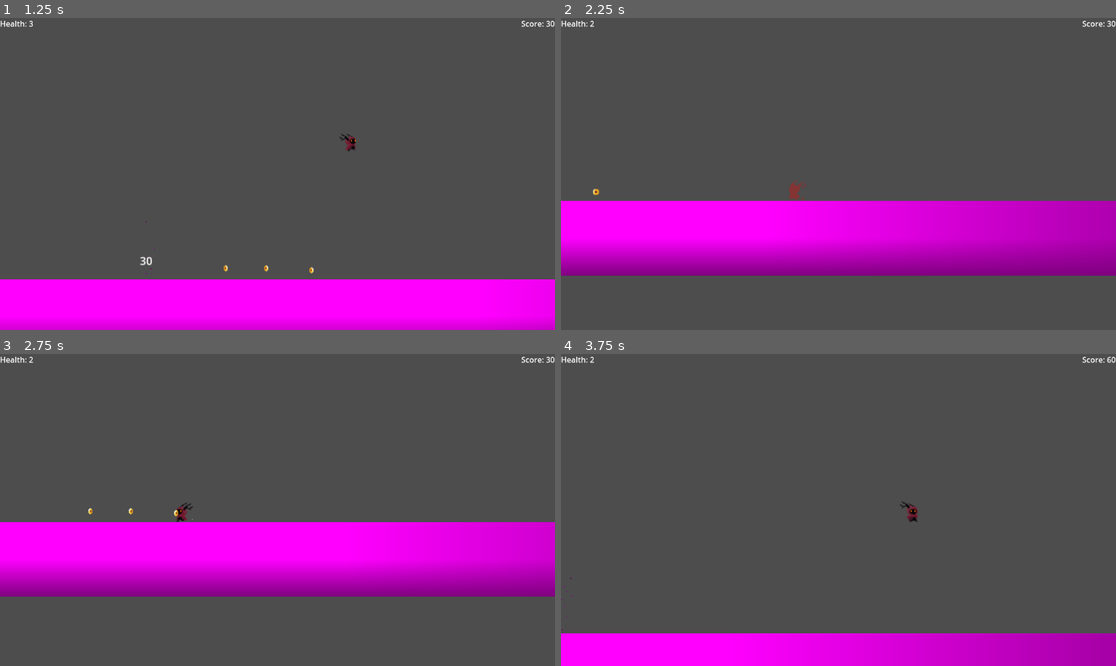
Above: before the commit, frames 1-4 (two rows, left to right).
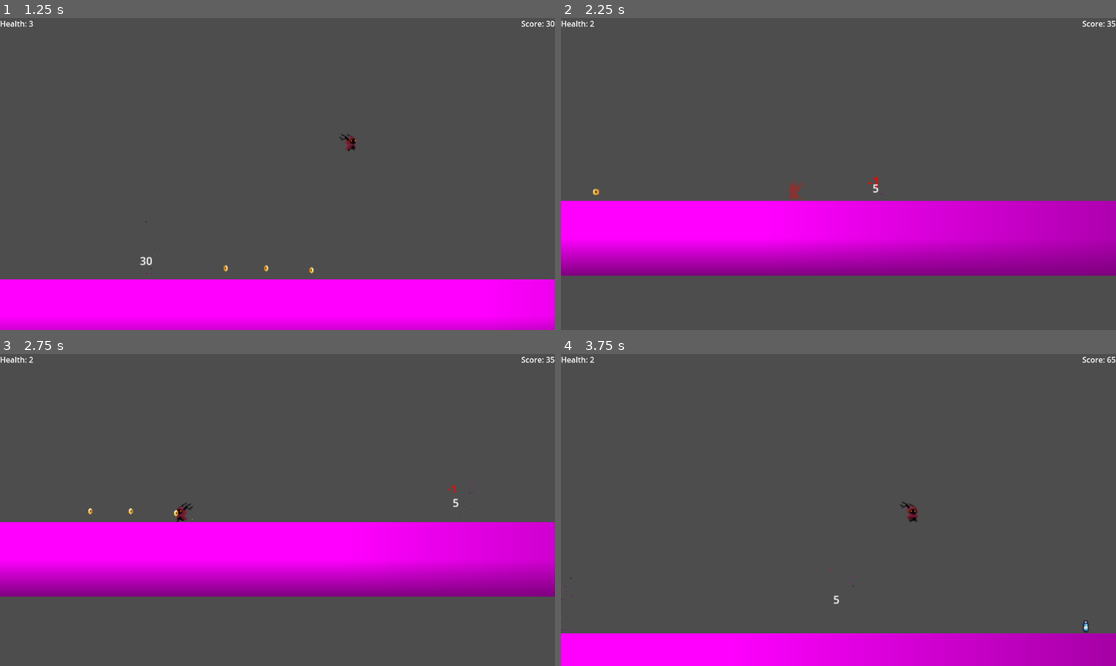
Above: after the commit, the same moments.

Repository: ag-pacier/Serif_Platformer
Game: Godot game, scene res://LevelStuff/Devlevel/devLevel.tscn
The game is run twice, just before and just after one commit, with the same random seed, the same clock (stepped at 60 frames per second) and the same inputs. Sound files missing from this copy of the repository are replaced by a short silence.
Inputs:
- Up to frame 1 (1.25 s): hold Right (right) from 0.53 s (still down); tap Space (jump) at 0.77 s
- Up to frame 2 (2.25 s): tap Space (jump) at 1.52 s; release Right (right) at 2.03 s; hold Left (left) from 2.03 s (still down)
- Up to frame 3 (2.75 s): keep holding Left (left)
- Up to frame 4 (3.75 s): release Left (left) at 2.78 s; hold Right (right) from 2.78 s (still down); tap Space (jump) at 3.02 s

Frame 1 is identical in both runs. In frame 2, less than 0.1% of the frame differs, in the area x 55-100%, y 0-57%; in frame 3, less than 0.1%; in frame 4, less than 0.1%, in the area x 48-100%, y 0-90%.

Commit message:
Add health tests to dev level

Diff:
--- a/LevelStuff/Devlevel/devLevel.tscn
+++ b/LevelStuff/Devlevel/devLevel.tscn
@@ -1,9 +1,10 @@
-[gd_scene load_steps=10 format=3 uid="uid://rqkcg2rwl2ki"]
+[gd_scene load_steps=11 format=3 uid="uid://rqkcg2rwl2ki"]
 
 [ext_resource type="PackedScene" uid="uid://n1qf3a26u2r2" path="res://Sprites/satrio/satrio.tscn" id="1_l5mey"]
 [ext_resource type="AudioStream" uid="uid://d4msu2liccfog" path="res://Music/Pixel/Pixel 4.ogg" id="2_jd34j"]
 [ext_resource type="PackedScene" uid="uid://cgryfmkyeh460" path="res://Sprites/coin/coin.tscn" id="2_kx845"]
 [ext_resource type="PackedScene" uid="uid://c31t0m1h55ytb" path="res://LevelStuff/_trigger/trigger_base.tscn" id="4_cc5nd"]
+[ext_resource type="PackedScene" uid="uid://bv1b0fwqgu16l" path="res://Sprites/Health/health_base.tscn" id="4_dg641"]
 
 [sub_resource type="PlaceholderTexture2D" id="PlaceholderTexture2D_8umx7"]
 
@@ -38,7 +39,7 @@
 
 [node name="BackgroundMusic" type="AudioStreamPlayer" parent="."]
 stream = ExtResource("2_jd34j")
-volume_db = -5.622
+volume_db = -11.244
 autoplay = true
 
 [node name="Coins" type="Node2D" parent="."]
@@ -67,6 +68,19 @@
 [node name="Coin5" parent="Coins" instance=ExtResource("2_kx845")]
 position = Vector2(-81, 181)
 
+[node name="HealthItems" type="Node2D" parent="."]
+
+[node name="BadHealTest" parent="HealthItems" instance=ExtResource("4_dg641")]
+position = Vector2(697, 558)
+heal_amount = -1
+pickup_name = "BadHeal"
+worth = -5
+
+[node name="GoodHealTest" parent="HealthItems" instance=ExtResource("4_dg641")]
+position = Vector2(949, 559)
+pickup_name = "GoodHealTest"
+worth = 5
+
 [node name="TestWall" type="StaticBody2D" parent="."]
 position = Vector2(15, 519)
 collision_layer = 6
